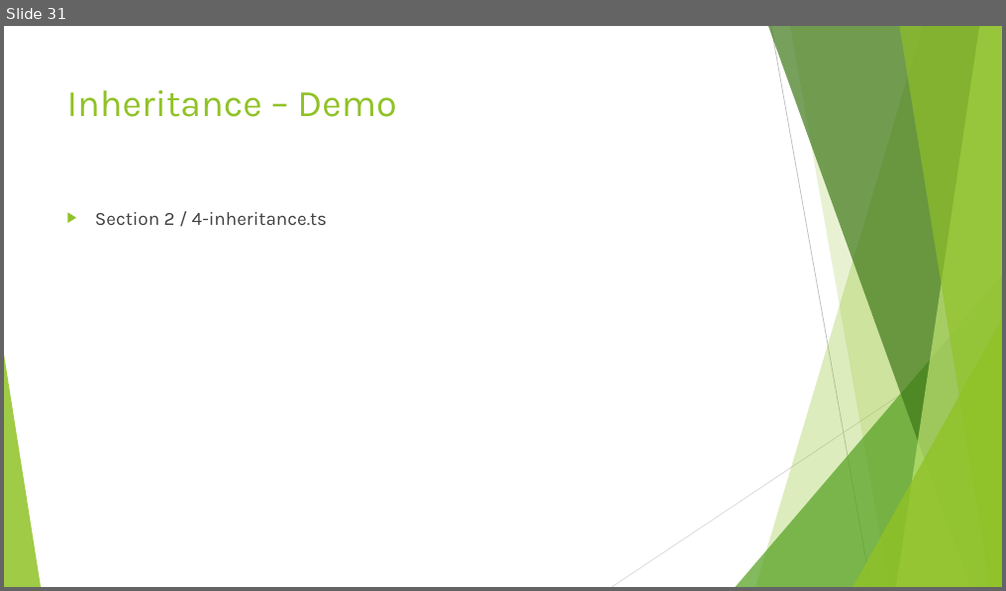
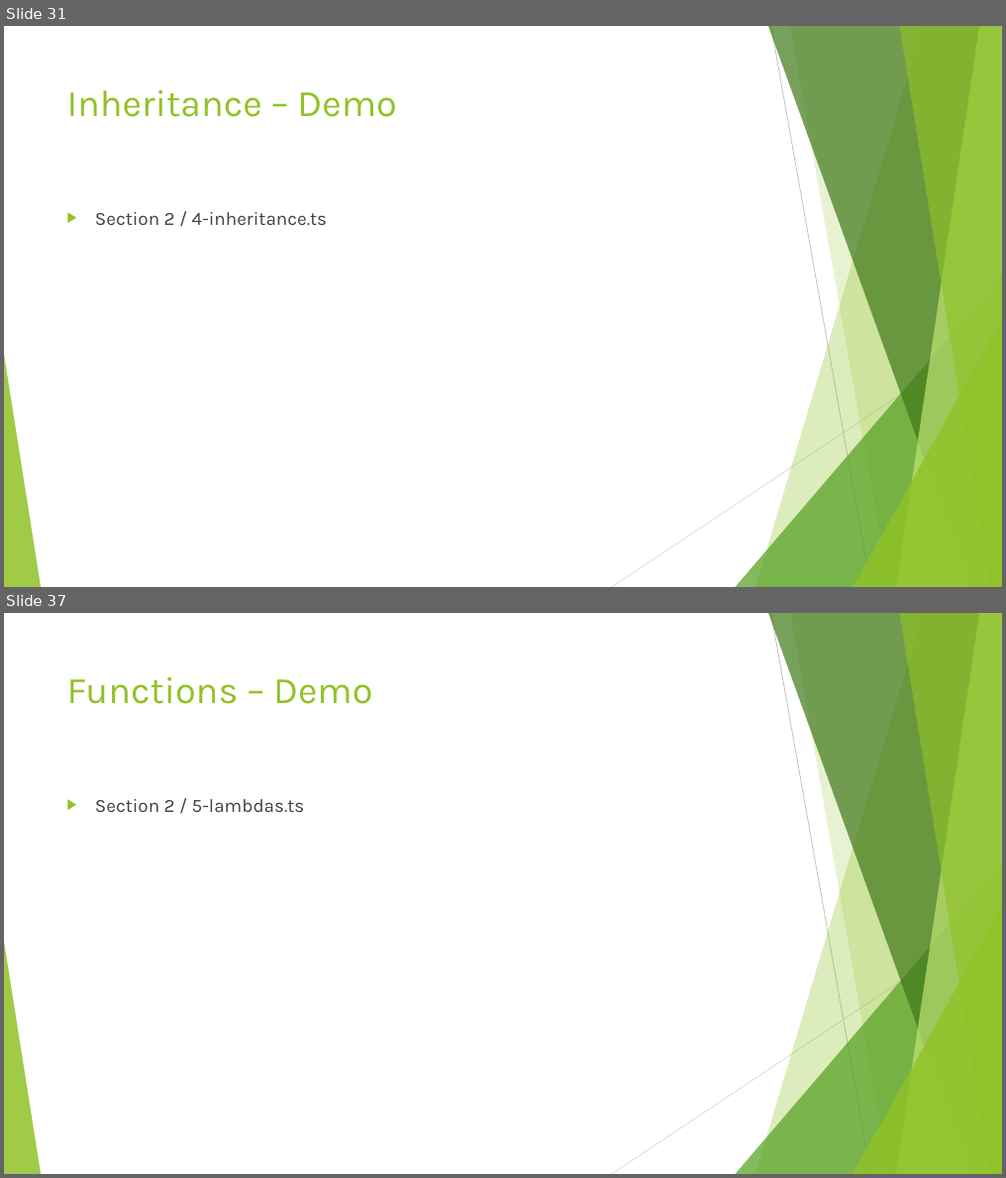
Before and after one commit to dflor003/typescript-fundamentals, a slide deck: Presentation/TypeScriptFundamentals.pptx. Shown one above the other, each under a label of ours: slide 31 before the commit, slides 31 and 37 after it; the slides between them are not shown. The pictures are 1006x591 and 1006x1178 pixels, drawn with LibreOffice and Linux fonts; fonts in the diff are those of the drawing. Boxes give left, top, right and bottom in pixels: in the first picture for what was removed or moved away, otherwise in the second. Text is boxed around its words. In the diff, an @@ line names an element or a change of style, - is before the commit and + after.

Commit message:
DanilF: Added to interfaces section. Added slides and examples for lambdas, generics, and definition files.

```diff
--- a/Presentation/TypeScriptFundamentals.pptx
+++ b/Presentation/TypeScriptFundamentals.pptx
@@ slide 37 added at <box>4,613,1002,1174</box>, background #FFFFFF; not listed: 10 template elements that a slide beside it also shows @@
@@ title added at <box>67,677,372,704</box>, 36 pt, text #90C226 @@
+Functions – Demo
@@ text added at <box>95,799,305,812</box>, 18 pt, text #404040 @@
+▶ Section 2 / 5-lambdas.ts
```
Also in this commit, not shown: 13 other slides added, 16 other files.
